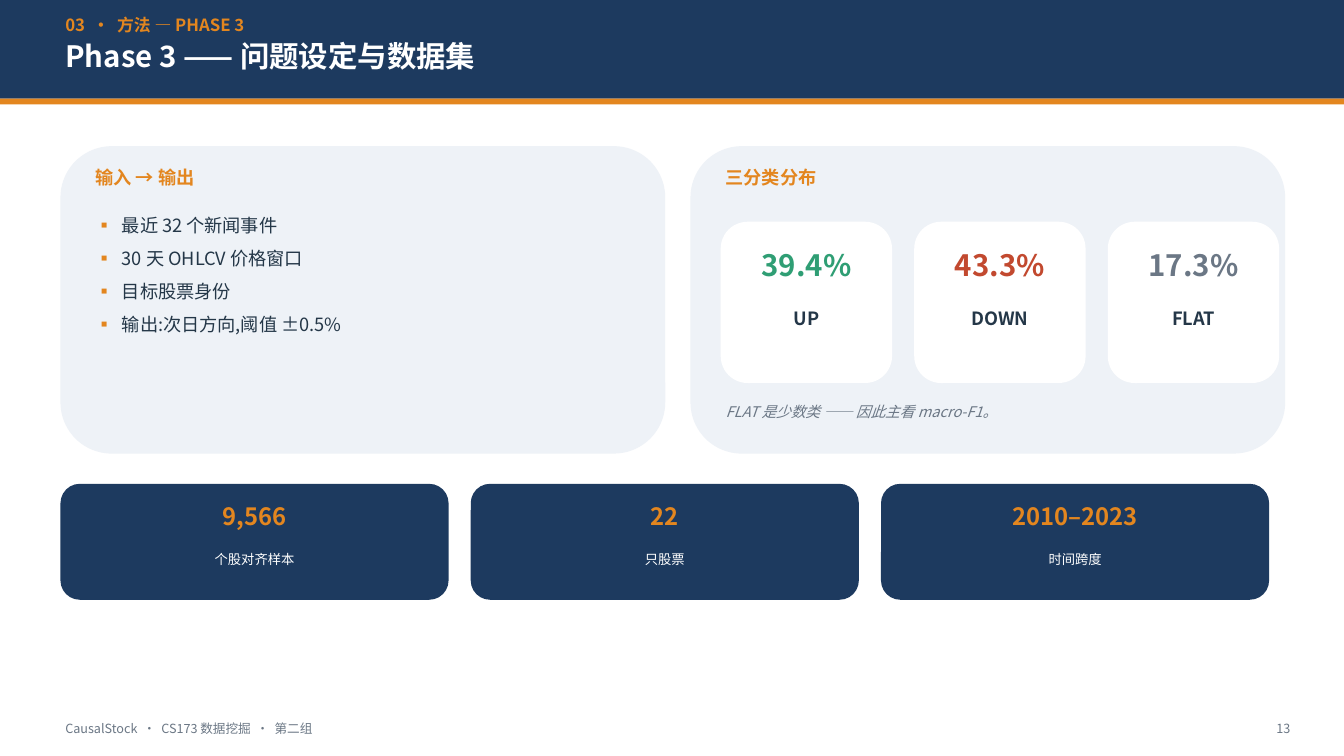
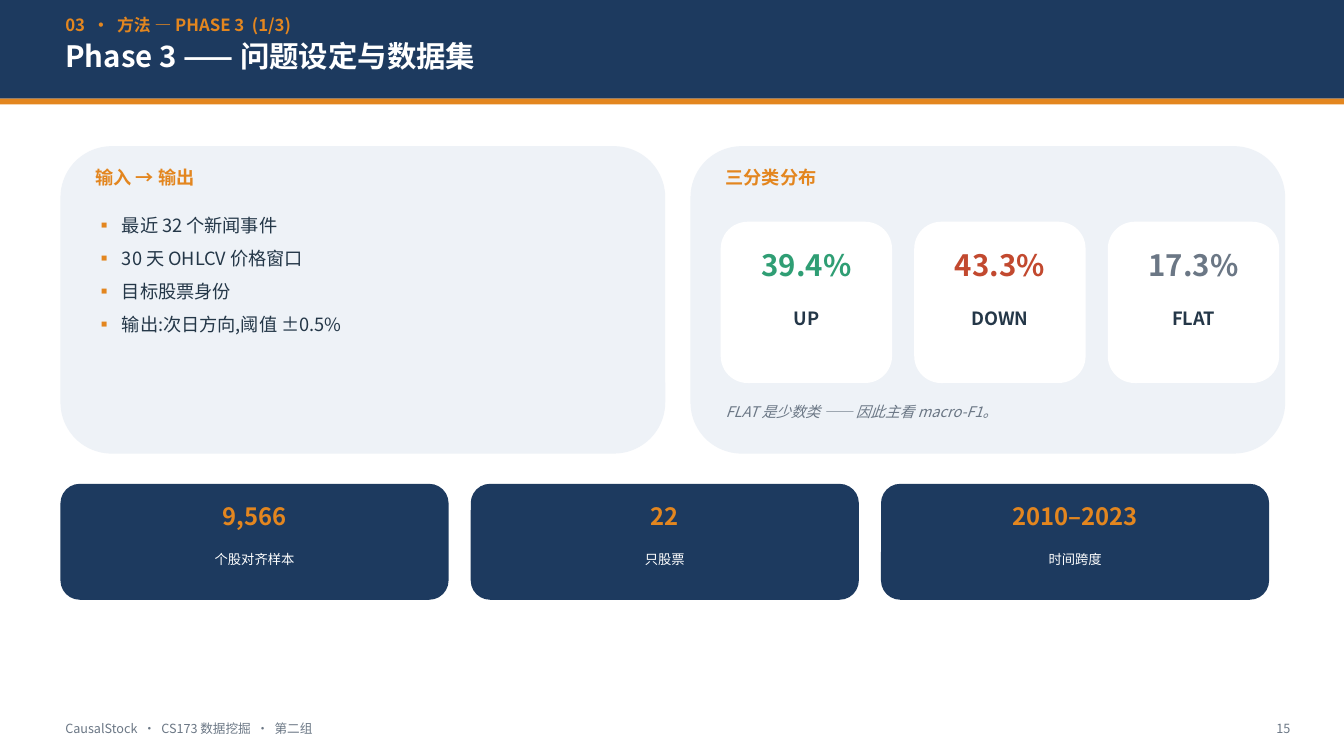
Before and after one commit to LovelyC-kx/dddmmm, a slide deck: slide 15 of DirectionA/docs/final-deck/CausalStock_CS173_Final_ZH.pptx (slide 13 before the commit). Drawn at 1344x756 pixels with LibreOffice and Linux fonts; fonts in the diff are those of the drawing. Boxes give left, top, right and bottom in pixels: in the first picture for what was removed or moved away, otherwise in the second. Text is boxed around its words. In the diff, an @@ line names an element or a change of style, - is before the commit and + after.

```diff
--- a/DirectionA/docs/final-deck/CausalStock_CS173_Final_ZH.pptx
+++ b/DirectionA/docs/final-deck/CausalStock_CS173_Final_ZH.pptx
@@ text at [65,16,291,35]: text changed @@
-03 · 方法 — PHASE 3
+03 · 方法 — PHASE 3 (1/3)
@@ text at [1276,724,1290,733]: text changed @@
-13
+15
```
Also in this commit, not shown: 9 other slides changed, 5 slides added, 2 slides removed, 4 other files.
